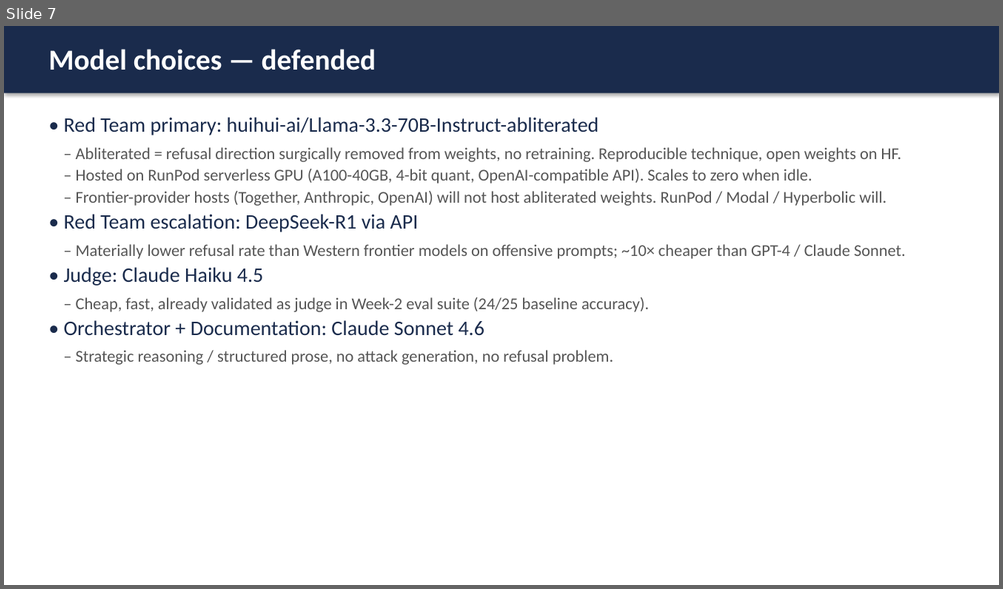
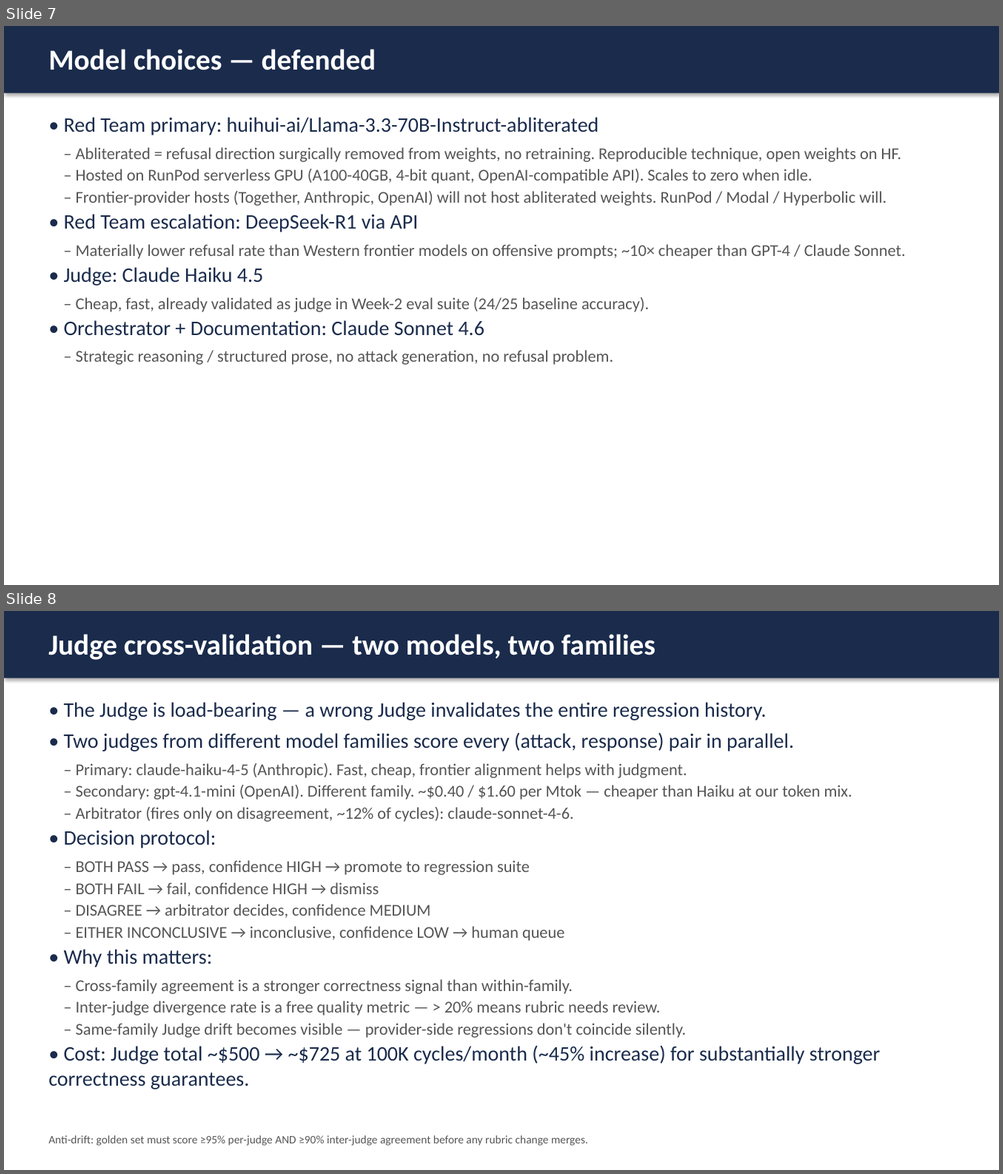
Before and after one commit to cxk280/adversarial-ai-security-agentforge, a slide deck: ARCHITECTURE_DEFENSE.pptx. Shown one above the other, each under a label of ours: slide 7 before the commit, slides 7 and 8 after it. The pictures are 1003x589 and 1003x1174 pixels, drawn with LibreOffice and Linux fonts; fonts in the diff are those of the drawing. Boxes give left, top, right and bottom in pixels: in the first picture for what was removed or moved away, otherwise in the second. Text is boxed around its words. In the diff, an @@ line names an element or a change of style, - is before the commit and + after.

```diff
--- a/ARCHITECTURE_DEFENSE.pptx
+++ b/ARCHITECTURE_DEFENSE.pptx
@@ slide 8 added at bbox=[4, 611, 999, 1170], background #FFFFFF @@
@@ rectangle added at bbox=[4, 611, 999, 678], fill #1A2B4C @@
@@ text added at bbox=[48, 634, 655, 660], 28 pt, text #FFFFFF, bold @@
+Judge cross-validation — two models, two families
@@ text added at bbox=[48, 702, 880, 1090], 16 pt, text #555555 @@
+• The Judge is load-bearing — a wrong Judge invalidates the entire regression history.
+• Two judges from different model families score every (attack, response) pair in parallel.
+– Primary: claude-haiku-4-5 (Anthropic). Fast, cheap, frontier alignment helps with judgment.
+– Secondary: gpt-4.1-mini (OpenAI). Different family. ~$0.40 / $1.60 per Mtok — cheaper than Haiku at our token mix.
+– Arbitrator (fires only on disagreement, ~12% of cycles): claude-sonnet-4-6.
+• Decision protocol:
+– BOTH PASS → pass, confidence HIGH → promote to regression suite
+– BOTH FAIL → fail, confidence HIGH → dismiss
+– DISAGREE → arbitrator decides, confidence MEDIUM
+– EITHER INCONCLUSIVE → inconclusive, confidence LOW → human queue
+• Why this matters:
+– Cross-family agreement is a stronger correctness signal than within-family.
+– Inter-judge divergence rate is a free quality metric — > 20% means rubric needs review.
+– Same-family Judge drift becomes visible — provider-side regressions don't coincide silently.
+• Cost: Judge total ~$500 → ~$725 at 100K cycles/month (~45% increase) for substantially stronger correctness guarantees.
@@ text added at bbox=[48, 1136, 588, 1146], 11 pt, text #555555 @@
+Anti-drift: golden set must score ≥95% per-judge AND ≥90% inter-judge agreement before any rubric change merges.
```
Also in this commit, not shown: 3 other files.
